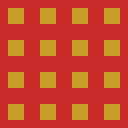
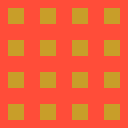
Layers edited between the first and the second 128x128 image:
hid "Tło" over box(0, 0, 128, 128)
added layer "Tło - burning" over box(0, 0, 128, 128)
